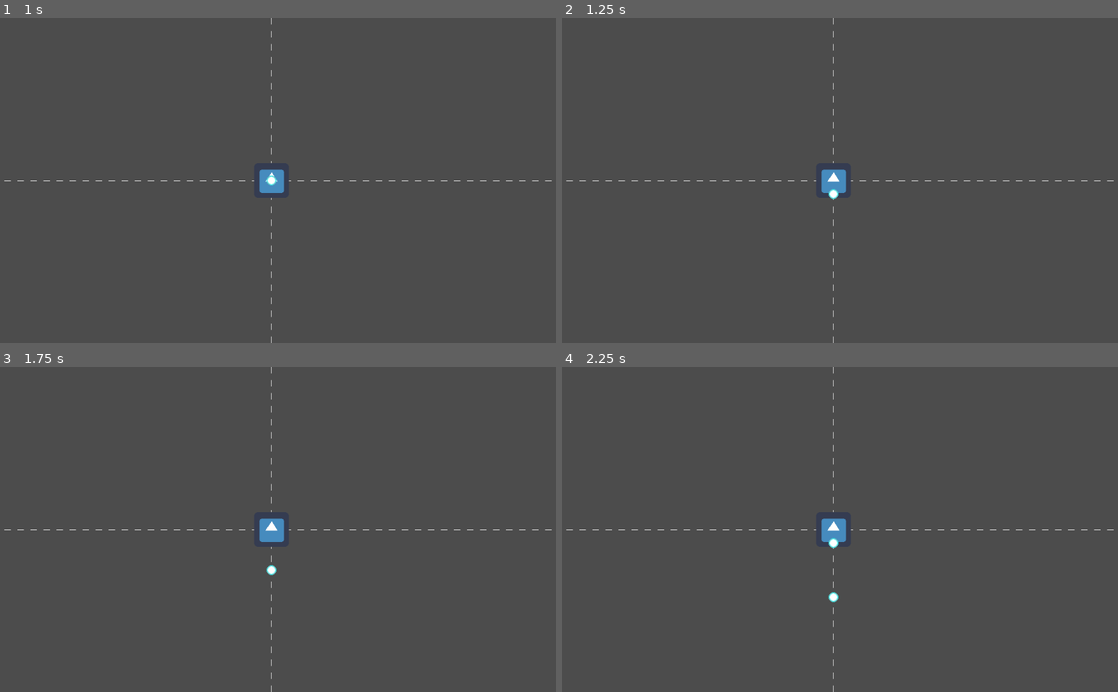
Above: before the commit, frames 1-4 (two rows, left to right).
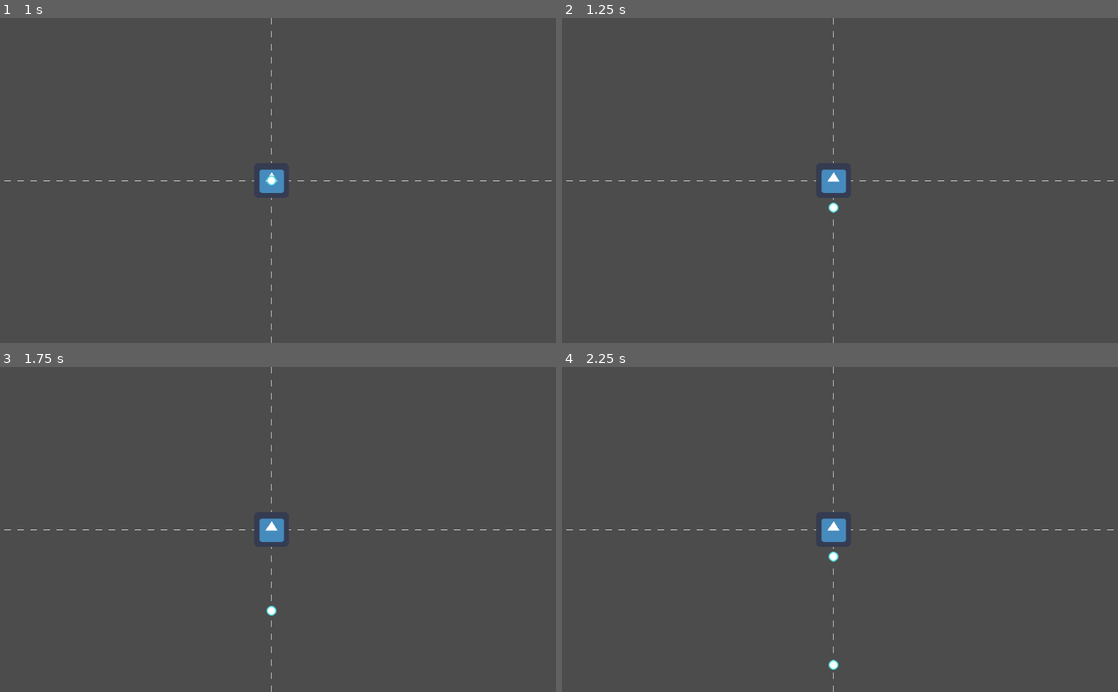
Above: after the commit, the same moments.

Repository: mcallistertyler/godot-2d-experiments
Game: Godot game, scene res://World.tscn
Same seed, same stepped clock (60 frames per second), same inputs: the game is played once before the commit and once after it. The project has no main scene, so this scene is started directly. The engine's default icon, where the game draws it, is replaced by a stand-in: a white triangle on a blue panel in a dark square.
Inputs:
- Up to frame 1 (1 s): tap Enter at 0.5 s
- Up to frame 2 (1.25 s): no input
- Up to frame 3 (1.75 s): no input
- Up to frame 4 (2.25 s): no input

Frame 1 is identical in both runs. In frame 2, less than 0.1% of the frame differs, in the area x 47-50%, y 52-60%; in frame 3, less than 0.1%; in frame 4, 0.2%, in the area x 47-50%, y 52-94%.

Commit message:
finished very basic logic for reading json to decide which bullets to fire and where

Diff:
--- a/Enemy.gd
+++ b/Enemy.gd
@@ -1,7 +1,8 @@
 extends KinematicBody2D
 
 const projectile = preload("res://Bullet.tscn")
-
+var bullet_pool = read_bullet_file()
+var bullet_rng = RandomNumberGenerator.new()
 var test_counter = 0
 var test_counter2 = 0
 var valid_bullets = []
@@ -31,20 +32,26 @@
 	bullet_file.open("res://enemy-test-bullet.json", File.READ)
 	var bullet_content = bullet_file.get_as_text()
 	bullet_file.close()
-	var p_bullet = JSON.parse(bullet_content).result
-	for bullet in p_bullet["bullet_pool"]:
-		print(bullet)
+	return JSON.parse(bullet_content).result
+
+func generate_bullet():
+	var available_bullets = bullet_pool['bullet_pool']
+	bullet_rng.randomize()
+	var ran_val = bullet_rng.randi_range(0,len(available_bullets) - 1)
+	var bullet_to_fire = projectile.instance()
+	bullet_to_fire.set("cardinal_direction", available_bullets[ran_val].direction)
+	bullet_to_fire.set("speed", available_bullets[ran_val].speed)
+	add_child(bullet_to_fire)
+
 
 
 # Called when the node enters the scene tree for the first time.
 func _ready():
 	update()
-	read_bullet_file()
+
 
 # Called every frame. 'delta' is the elapsed time since the previous frame.
 func _process(delta):
 	test_counter += 1
 	if test_counter % 60 == 0:
-		var bullet = projectile.instance()
-		bullet.set("cardinal_direction", "S")
-		add_child(bullet)
+		generate_bullet()
